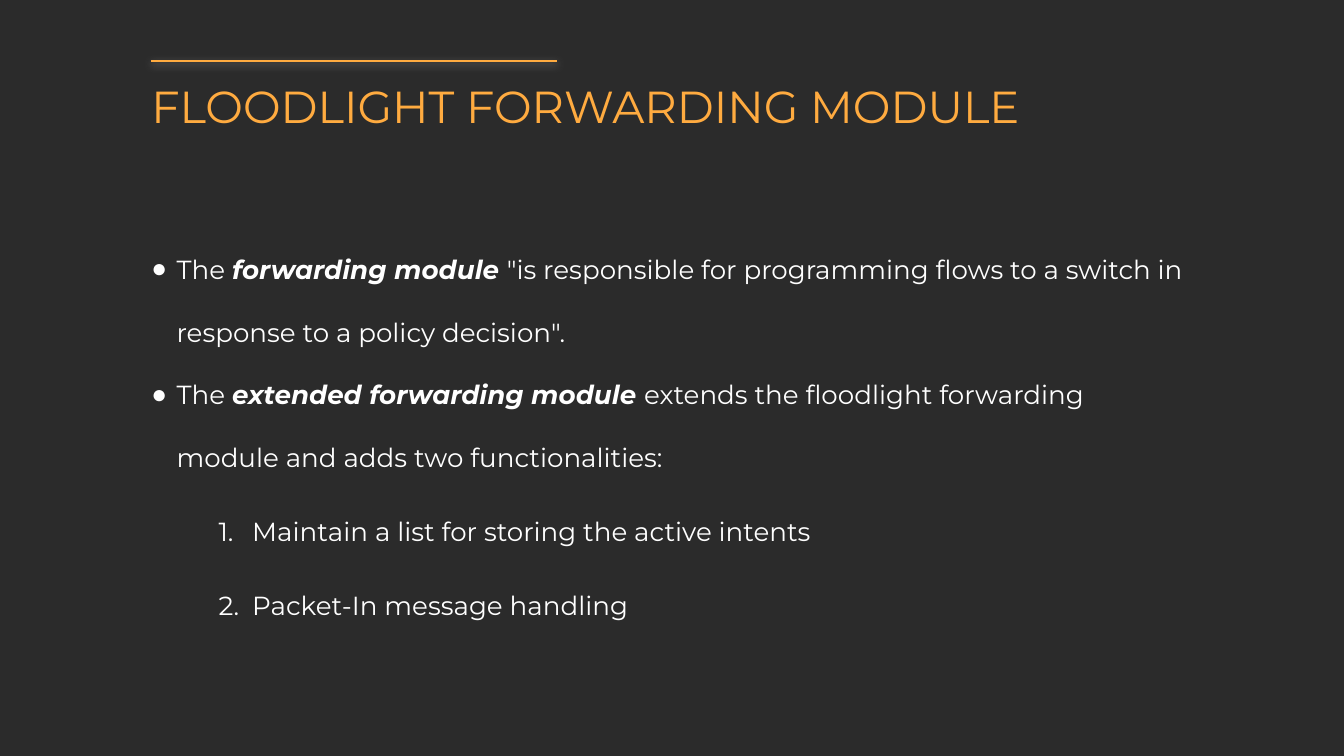
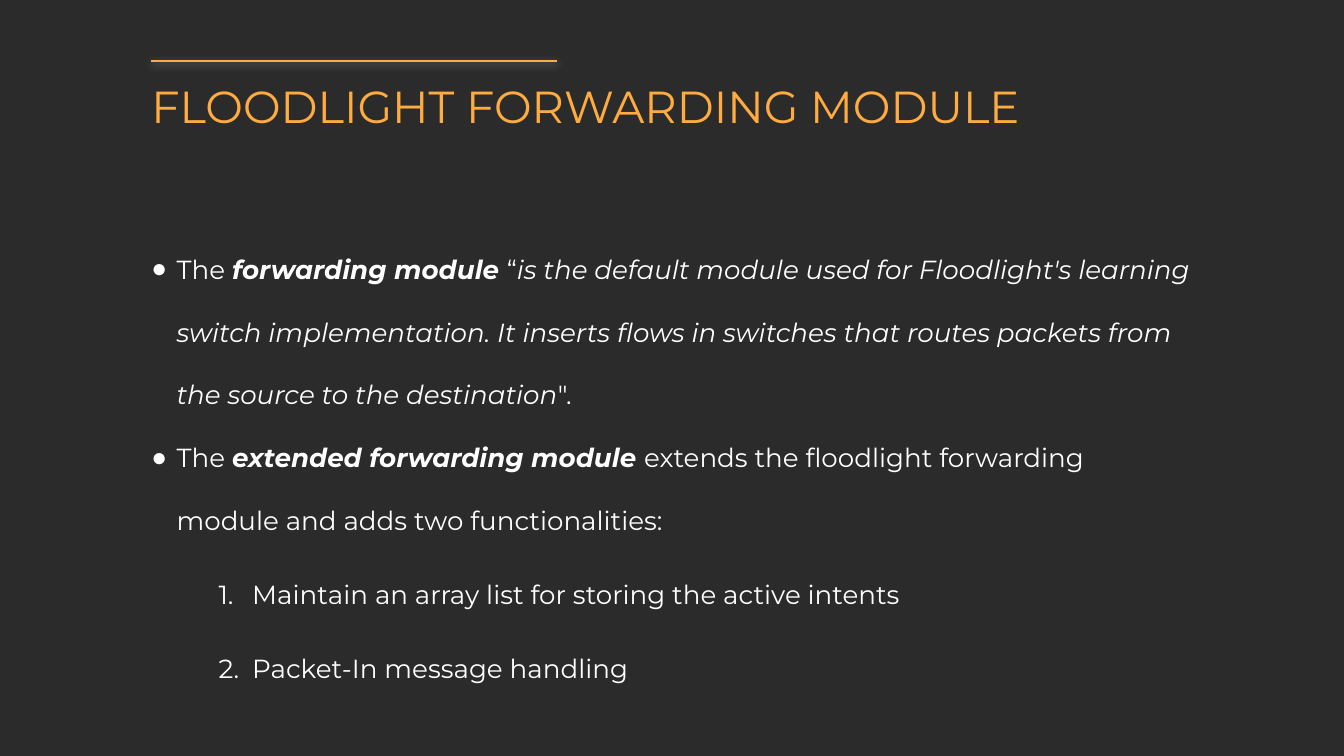
Before and after one commit to fraie98/IntentBasedApplication, a slide deck: slide 4 of documentation/pres_first_part.pptx. Drawn at 1344x756 pixels with LibreOffice and Linux fonts; fonts in the diff are those of the drawing; background and template pictures are left out; a plain dark background stands for a picture behind light text. Boxes give left, top, right and bottom in pixels: in the first picture for what was removed or moved away, otherwise in the second. Text is boxed around its words. In the diff, an @@ line names an element or a change of style, - is before the commit and + after.

```diff
--- a/documentation/pres_first_part.pptx
+++ b/documentation/pres_first_part.pptx
@@ text at [177,258,1189,404]: text changed; italic on @@
-● The forwarding module "is responsible for programming flows to a switch in response to a policy decision".
+● The forwarding module “is the default module used for Floodlight's learning switch implementation. It inserts flows in switches that routes packets from the source to the destination".
@@ text at [252,584,900,609]: text changed @@
-  1. Maintain a list for storing the active intents
+  1. Maintain an array list for storing the active intents
```
Also in this commit, not shown: 1 other slide changed.
